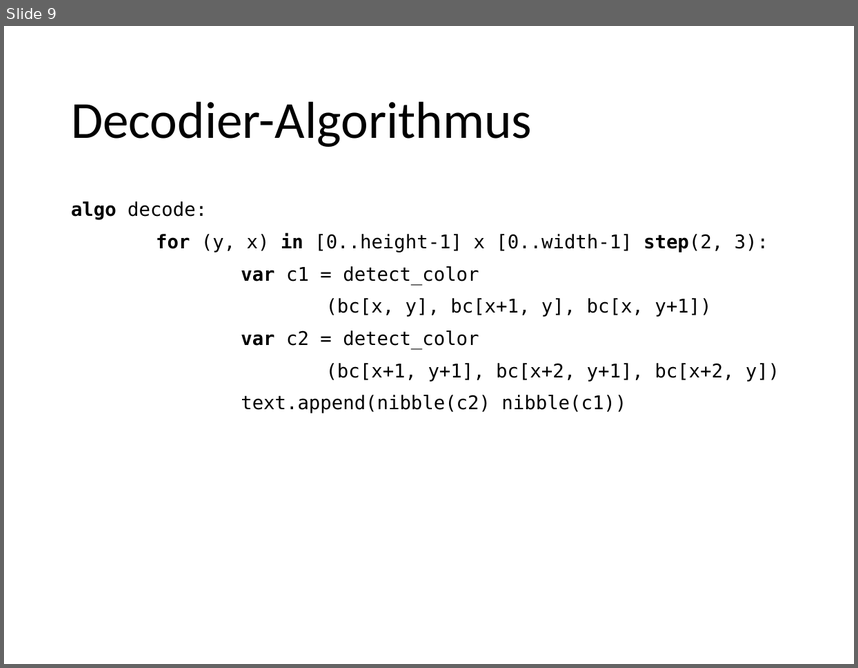
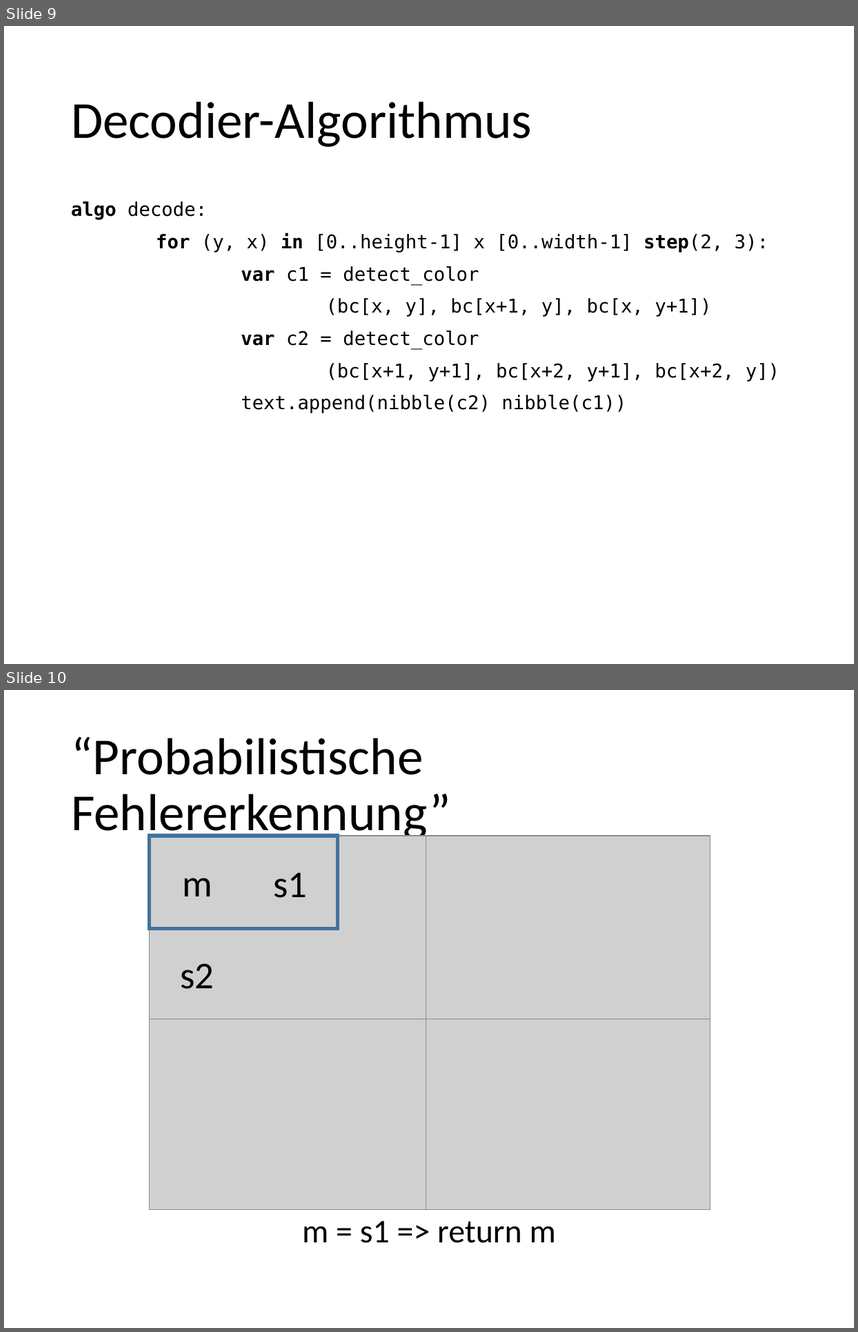
Before and after one commit to foyan/ColorizedBarCodec, a slide deck: doc/presentation/Barcodes.pptx. Shown one above the other, each under a label of ours: slide 9 before the commit, slides 9 and 10 after it. The pictures are 858x668 and 858x1332 pixels, drawn with LibreOffice and Linux fonts; fonts in the diff are those of the drawing; grey boxes stand for pictures. Boxes give left, top, right and bottom in pixels: in the first picture for what was removed or moved away, otherwise in the second. Text is boxed around its words. In the diff, an @@ line names an element or a change of style, - is before the commit and + after.

```diff
--- a/doc/presentation/Barcodes.pptx
+++ b/doc/presentation/Barcodes.pptx
@@ slide 10 added at box(4, 690, 854, 1328), background #FFFFFF @@
@@ title added at box(71, 737, 451, 842), 44 pt, text #000000 @@
+“Probabilistische Fehlererkennung”
@@ picture added at box(150, 836, 433, 1026) @@
@@ rectangle added at box(150, 836, 338, 928), outline #43739E 3 pt @@
@@ picture added at box(426, 836, 711, 1026) @@
@@ text added at box(273, 872, 307, 898), 32 pt, text #000000 @@
+s1
@@ text added at box(182, 878, 212, 896), 32 pt, text #000000 @@
+m
@@ text added at box(181, 963, 214, 989), 32 pt, text #000000 @@
+s2
@@ picture added at box(150, 1019, 433, 1210) @@
@@ picture added at box(426, 1019, 710, 1210) @@
@@ text added at box(302, 1221, 556, 1243), 28 pt, text #000000 @@
+m = s1 => return m
```
Also in this commit, not shown: 8 other slides added, 1 other file.
